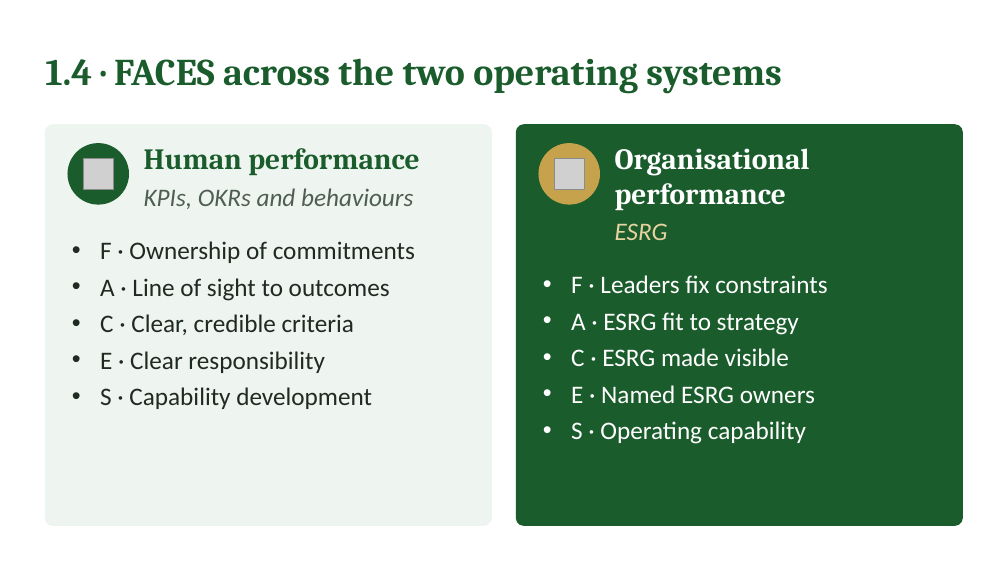
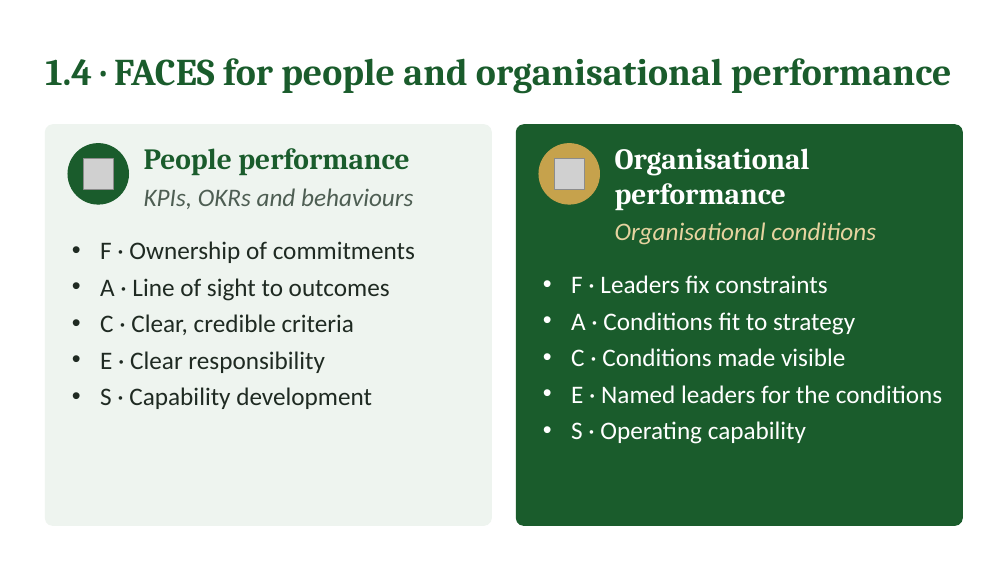
Before and after one commit to IBSL26/ibsl-platform, a slide deck: slide 13 of Unit decks/Unit 06 - Performance Management Setup.pptx. Drawn at 1008x567 pixels with LibreOffice and Linux fonts; fonts in the diff are those of the drawing; grey boxes stand for pictures. Boxes give left, top, right and bottom in pixels: in the first picture for what was removed or moved away, otherwise in the second. Text is boxed around its words. In the diff, an @@ line names an element or a change of style, - is before the commit and + after.

```diff
--- a/Unit decks/Unit 06 - Performance Management Setup.pptx
+++ b/Unit decks/Unit 06 - Performance Management Setup.pptx
@@ text at (45, 58, 952, 93): text changed @@
-1.4 · FACES across the two operating systems
+1.4 · FACES for people and organisational performance
@@ text at (144, 148, 409, 175): text changed @@
-Human performance
+People performance
@@ text at (615, 222, 876, 245): text changed @@
-ESRG
+Organisational conditions
@@ text at (571, 312, 942, 403): text changed @@
-• A · ESRG fit to strategy
-• C · ESRG made visible
-• E · Named ESRG owners
+• A · Conditions fit to strategy
+• C · Conditions made visible
+• E · Named leaders for the conditions
```
Also in this commit, not shown: 6 other slides changed, 38 other files.
